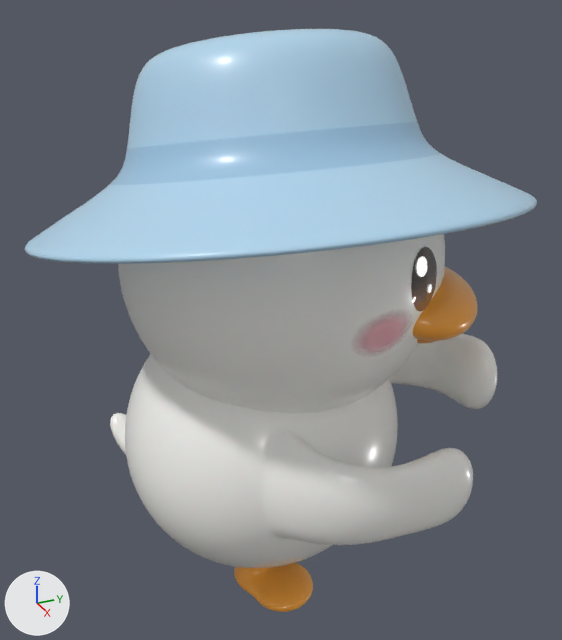
A saved change to the Blender file assets/roomducks_duck_only.blend.
Camera for both pictures: a 50 mm lens placed at (0.715, -4.396, 3.047), pointed at (-2.454, -2.97, 1.463). Arrows for +X, +Y and +Z are at lower left; the lights stay in place. The first picture is the older version.

The first picture shows 'Beak_Upper', 'BlushP_R', 'Duck_Body', 'Duck_Foot_R', 'EyeP_R', 'Hat_Smooth', 'Head' and 2 more.
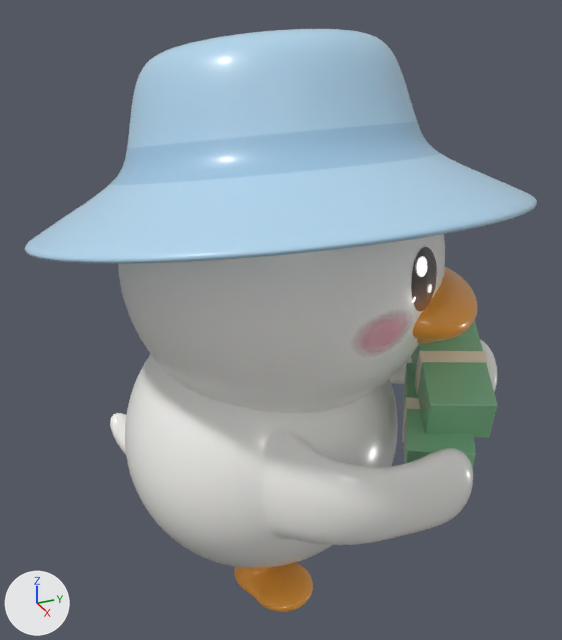
Commit message: assets: include the two cash stacks the duck holds

What differs and where, as boxes (x1, y1, x2, y2) in the pictures (562 x 640 px):
'Cash_Stack_2', added (green)
    after: (411, 320, 497, 438)
'Cash_Stack_1', added (green)
    after: (403, 363, 476, 469)
'Cash_Stack_2_Band', added (beige)
    after: (414, 351, 488, 394)
'Cash_Stack_1_Band', added
    after: (402, 397, 420, 442)

Edits to the bpy script that builds the scene:
```text
Add mat_cash_green:
    mat_cash_green = bpy.data.materials.new('Cash_Green')
    # nodes: BsdfPrincipled, Bump, OutputMaterial, TexCoord, TexNoise
    # colours: green #8bc899
Add mat_cash_band:
    mat_cash_band = bpy.data.materials.new('Cash_Band')
    # nodes: BsdfPrincipled, Bump, OutputMaterial, TexCoord, TexNoise
    # colours: pale yellow #fcf2d7
Add me_cube_003:
    me_cube_003.from_pydata(...)  # a box spanning x -0.5..0.5, y -0.5..0.5, z -0.5..0.5
    me_cube_003.materials.append(mat_cash_green)
Add me_cube_004:
    me_cube_004.from_pydata(...)  # a box spanning x -0.5..0.5, y -0.5..0.5, z -0.5..0.5
    me_cube_004.materials.append(mat_cash_band)
Add me_cube_002:
    me_cube_002.from_pydata(...)  # a box spanning x -0.5..0.5, y -0.5..0.5, z -0.5..0.5
    me_cube_002.materials.append(mat_cash_band)
Add ob_cash_stack_2_band:
    ob_cash_stack_2_band = bpy.data.objects.new('Cash_Stack_2_Band', me_cube_004)
    ob_cash_stack_2_band.parent = ob_cash_stack_2
    ob_cash_stack_2_band.location = (0.0, 0.0, 0.0)
    ob_cash_stack_2_band.scale = (0.12, 1.04, 1.04)
Add ob_cash_stack_2:
    ob_cash_stack_2 = bpy.data.objects.new('Cash_Stack_2', me_cube_003)
    ob_cash_stack_2.location = (-1.977, -2.291, 1.25)
    ob_cash_stack_2.rotation_euler = (0.0, -0.279, 2.705)  # degrees (0, -16, 155)
    ob_cash_stack_2.scale = (0.62, 0.3, 0.22)
    _m = ob_cash_stack_2.modifiers.new('Bevel', 'BEVEL')
    _m.width = 0.015
    _m.width_pct = 0.015
    _m.segments = 2
Add ob_cash_stack_1_band:
    ob_cash_stack_1_band = bpy.data.objects.new('Cash_Stack_1_Band', me_cube_002)
    ob_cash_stack_1_band.parent = ob_cash_stack_1
    ob_cash_stack_1_band.location = (0.0, 0.0, 0.0)
    ob_cash_stack_1_band.scale = (0.12, 1.04, 1.04)
Add ob_cash_stack_1:
    ob_cash_stack_1 = bpy.data.objects.new('Cash_Stack_1', me_cube_003.copy())
    ob_cash_stack_1.location = (-1.94, -2.373, 1.02)
    ob_cash_stack_1.rotation_euler = (0.0, -0.209, 2.6)  # degrees (0, -12, 149)
    ob_cash_stack_1.scale = (0.62, 0.3, 0.22)
    _m = ob_cash_stack_1.modifiers.new('Bevel', 'BEVEL')
    _m.width = 0.015
    _m.width_pct = 0.015
    _m.segments = 2
```
